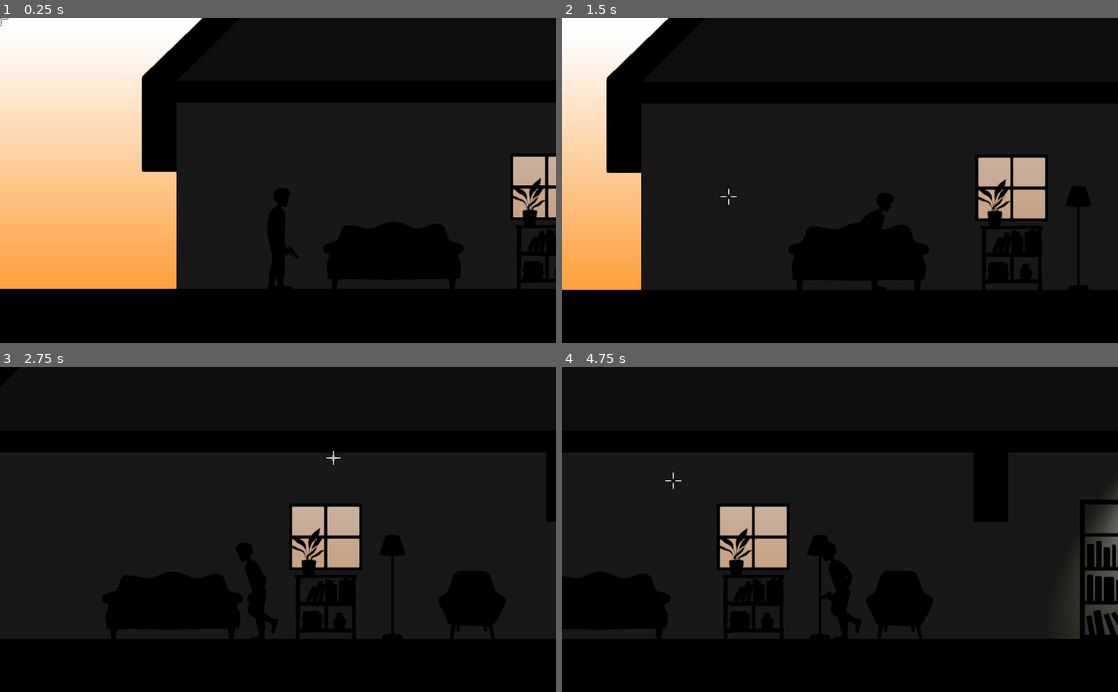
Above: before the commit, frames 1-4 (two rows, left to right).
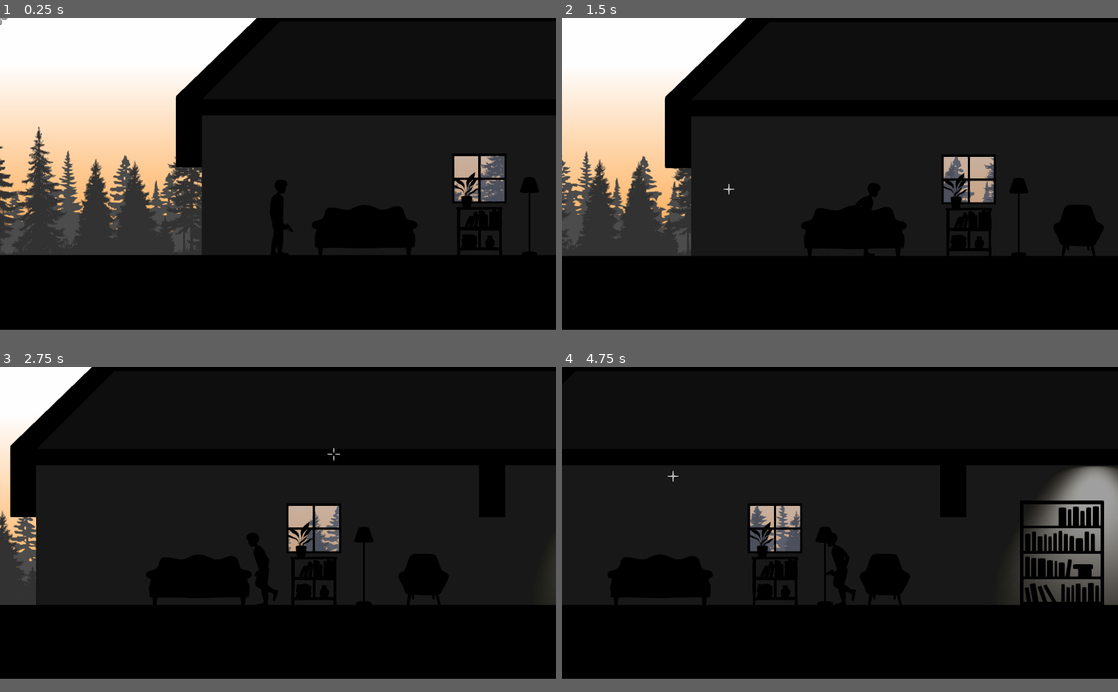
Above: after the commit, the same moments.

Repository: endcrs/COMA
Game: Godot game, scene res://levels/level1/level1.tscn
Same seed, same stepped clock (60 frames per second), same inputs: the game is played once before the commit and once after it.
Inputs (mouse positions are in pixels of both pictures, inside the frame that each line leads up to):
- Up to frame 1 (0.25 s): no input
- Up to frame 2 (1.5 s): move the mouse to (962, 164) at 0.52 s; hold Right (ui_right) from 0.53 s (still down); move the mouse to (728, 196) at 1.27 s
- Up to frame 3 (2.75 s): move the mouse to (333, 458) at 2.02 s; release Right (ui_right) at 2.03 s; hold Left (ui_left) from 2.03 s (still down)
- Up to frame 4 (4.75 s): move the mouse to (812, 594) at 2.77 s; release Left (ui_left) at 2.78 s; hold Right (ui_right) 2.78-4.28 s; move the mouse to (1006, 578) at 3.52 s; move the mouse to (673, 480) at 4.27 s; hold Left (ui_left) from 4.28 s (still down)
In our replay, the window is 800x468 before the commit and 800x449 after it. These sizes can differ from the game's own. Grey fills any space a smaller window leaves; there, only what the larger window draws over its background counts as a difference.

The runs differ from the first frame. In frame 1, 18% of the frame differs, in the area x 0-100%, y 0-84%; in frame 2, 16%; in frame 3, 6.4%; in frame 4, 7.9%.

Commit message:
Adicionando particulas de sangue

Diff:
--- a/GAME/bullet/scripts/Bullet.gd
+++ b/GAME/bullet/scripts/Bullet.gd
@@ -1,10 +1,19 @@
 extends RigidBody2D
 
 var explosion = preload("res://bullet/Explosion.tscn")
+var blood = preload("res://zombie/particles/blood.tscn")
 
 func _on_Bullet_body_entered(body):
-	if !body.is_in_group("player"):
+	if !body.is_in_group("player") and !body.is_in_group("zombie"):
 		var explosion_instance = explosion.instance()
 		explosion_instance.position = global_position
 		get_tree().get_root().add_child(explosion_instance)
 		queue_free()
+
+	if body.is_in_group("zombie"):
+		var blood_instance = blood.instance()
+		blood_instance.position = global_position
+		blood_instance.rotation = global_rotation
+		blood_instance.emitting = true
+		get_tree().get_root().add_child(blood_instance)
+		queue_free()
--- a/GAME/levels/level1/level1.tscn
+++ b/GAME/levels/level1/level1.tscn
@@ -23,7 +23,6 @@
 glow_bicubic_upscale = true
 adjustment_enabled = true
 
-
 [sub_resource type="Gradient" id=3]
 offsets = PoolRealArray( 0.223464, 0.793296 )
 colors = PoolColorArray( 1, 0.515625, 0, 1, 1, 1, 1, 1 )
@@ -33,6 +32,7 @@
 width = 1080
 
 [node name="Level1" type="Node2D"]
+script = ExtResource( 8 )
 
 [node name="InsideWall" type="Polygon2D" parent="."]
 position = Vector2( -174, -594 )
@@ -40,7 +40,6 @@
 color = Color( 0.0588235, 0.0588235, 0.0588235, 1 )
 texture_scale = Vector2( 0.314, 1.956 )
 polygon = PoolVector2Array( 491.313, 337.06, 491.313, 516.328, 731.129, 516.328, 731.129, 400.551, 782.518, 400.551, 78 …(231 unchanged characters)…
-
 
 [node name="Wall" type="Polygon2D" parent="."]
 position = Vector2( 768, 0 )
@@ -73,7 +72,6 @@
 
 [node name="Light2D3" type="Light2D" parent="Lights"]
 position = Vector2( 1784, 178 )
-
 scale = Vector2( 1.11781, 0.4823 )
 texture = ExtResource( 3 )
 offset = Vector2( 0, 350 )
@@ -93,7 +91,6 @@
 
 [node name="Light2D4" type="Light2D" parent="Lights"]
 position = Vector2( 2439, 177 )
-
 scale = Vector2( 1.11781, 0.492783 )
 texture = ExtResource( 3 )
 offset = Vector2( 0, 350 )
@@ -113,7 +110,6 @@
 
 [node name="Curtain" type="Sprite" parent="Objects/Window2"]
 position = Vector2( 0, 11 )
-
 scale = Vector2( 0.856188, 0.890323 )
 texture = ExtResource( 2 )
 region_enabled = true
@@ -121,16 +117,13 @@
 
 [node name="clock" type="Sprite" parent="Objects"]
 light_mask = 2
-
 position = Vector2( 1952, 295 )
 scale = Vector2( 0.191915, 0.193939 )
 texture = ExtResource( 1 )
 region_enabled = true
 region_rect = Rect2( 1225.86, 224.811, 362.339, 824.713 )
 
-
 [node name="sofa" type="Sprite" parent="Objects"]
-modulate = Color( 0, 0, 0, 1 )
 position = Vector2( 720, 450 )
 scale = Vector2( 0.461221, 0.466085 )
 texture = ExtResource( 2 )
@@ -138,7 +131,6 @@
 region_rect = Rect2( 1206, 65, 563, 268 )
 
 [node name="bookcase" type="Sprite" parent="Objects"]
-modulate = Color( 0, 0, 0, 1 )
 position = Vector2( 1707, 384 )
 scale = Vector2( 0.449941, 0.454686 )
 texture = ExtResource( 2 )
@@ -146,35 +138,27 @@
 region_rect = Rect2( 60, 49, 461, 569 )
 
 [node name="sofa2" type="Sprite" parent="Objects"]
-modulate = Color( 0, 0, 0, 1 )
 position = Vector2( 1272, 449 )
-
 scale = Vector2( 0.427161, 0.431666 )
 texture = ExtResource( 2 )
 region_enabled = true
 region_rect = Rect2( 741, 529, 290, 294 )
 
 [node name="balchony" type="Sprite" parent="Objects"]
-modulate = Color( 0, 0, 0, 1 )
-
 position = Vector2( 1002, 453 )
-
 scale = Vector2( 0.312537, 0.315833 )
 texture = ExtResource( 2 )
 region_enabled = true
 region_rect = Rect2( 765, 85, 366, 380 )
 
 [node name="lamp" type="Sprite" parent="Objects"]
-modulate = Color( 0, 0, 0, 1 )
 position = Vector2( 1125, 418 )
-
 scale = Vector2( 0.449941, 0.454686 )
 texture = ExtResource( 2 )
 region_enabled = true
 region_rect = Rect2( 570, 607, 107, 432 )
 
 [node name="flower" type="Sprite" parent="Objects"]
-modulate = Color( 0, 0, 0, 1 )
 position = Vector2( 1880, 474 )
 scale = Vector2( 0.449941, 0.454686 )
 texture = ExtResource( 2 )
@@ -182,7 +166,6 @@
 region_rect = Rect2( 998, 866, 97, 173 )
 
 [node name="plant" type="Sprite" parent="Objects"]
-modulate = Color( 0, 0, 0, 1 )
 position = Vector2( 967, 352 )
 scale = Vector2( 0.449941, 0.454686 )
 texture = ExtResource( 2 )
@@ -197,18 +180,19 @@
 remote_path = NodePath("../../CameraPlayer")
 
 [node name="Cursor" parent="." instance=ExtResource( 6 )]
+frame = 1
 
 [node name="WorldEnvironment" type="WorldEnvironment" parent="."]
 environment = SubResource( 2 )
 
+[node name="ZombieTimer" type="Timer" parent="."]
+
 [node name="ZombieSpawnerLeft" type="Position2D" parent="."]
 position = Vector2( -224, 512 )
 
 [node name="ZombieSpawnerRight" type="Position2D" parent="."]
 position = Vector2( 5696, 512 )
 
-
-[connection signal="timeout" from="ZombieTimer" to="." method="_on_ZombieTimer_timeout"]
 [node name="ParallaxBackground2" type="ParallaxBackground" parent="."]
 
 [node name="ParallaxLayer2" type="ParallaxLayer" parent="ParallaxBackground2"]
@@ -220,6 +204,9 @@
 scale = Vector2( 1, 1980 )
 texture = SubResource( 4 )
 centered = false
+__meta__ = {
+"_edit_lock_": true
+}
 
 [node name="ParallaxLayer" type="ParallaxLayer" parent="ParallaxBackground2"]
 motion_scale = Vector2( 0.6, 1 )
@@ -227,36 +214,53 @@
 
 [node name="Sprite" type="Sprite" parent="ParallaxBackground2/ParallaxLayer"]
 position = Vector2( 0, 253 )
-texture = ExtResource( 8 )
+texture = ExtResource( 9 )
 centered = false
 region_enabled = true
 region_rect = Rect2( 135, 196, 768, 260 )
+__meta__ = {
+"_edit_lock_": true
+}
 
 [node name="Sprite2" type="Sprite" parent="ParallaxBackground2/ParallaxLayer"]
 position = Vector2( 768, 253 )
-texture = ExtResource( 8 )
+texture = ExtResource( 9 )
 centered = false
 region_enabled = true
 region_rect = Rect2( 135, 196, 768, 260 )
+__meta__ = {
+"_edit_lock_": true
+}
 
 [node name="ParallaxBackground" type="ParallaxBackground" parent="."]
 
 [node name="ParallaxLayer" type="ParallaxLayer" parent="ParallaxBackground"]
 motion_scale = Vector2( 0.8, 1 )
 motion_mirroring = Vector2( 1700, 0 )
+__meta__ = {
+"_edit_lock_": true
+}
 
 [node name="Sprite" type="Sprite" parent="ParallaxBackground/ParallaxLayer"]
 modulate = Color( 0.666667, 0.662745, 0.662745, 1 )
 position = Vector2( 0, 146 )
-texture = ExtResource( 8 )
+texture = ExtResource( 9 )
 centered = false
 region_enabled = true
 region_rect = Rect2( 77, 600, 883, 373 )
+__meta__ = {
+"_edit_lock_": true
+}
 
 [node name="Sprite2" type="Sprite" parent="ParallaxBackground/ParallaxLayer"]
 modulate = Color( 0.666667, 0.662745, 0.662745, 1 )
 position = Vector2( 768, 146 )
-texture = ExtResource( 8 )
+texture = ExtResource( 9 )
 centered = false
 region_enabled = true
 region_rect = Rect2( 77, 600, 883, 373 )
+__meta__ = {
+"_edit_lock_": true
+}
+
+[connection signal="timeout" from="ZombieTimer" to="." method="_on_ZombieTimer_timeout"]
--- a/GAME/levels/level2/florest.tscn
+++ b/GAME/levels/level2/florest.tscn
@@ -88,7 +88,7 @@
 region_rect = Rect2( 108, 540, 731, 432 )
 
 [node name="CameraPlayer" type="Camera2D" parent="."]
-position = Vector2( 207, 268 )
+position = Vector2( 1287, 292 )
 current = true
 limit_left = 200
 limit_right = 4800
@@ -96,7 +96,7 @@
 smoothing_enabled = true
 
 [node name="Player" parent="." instance=ExtResource( 2 )]
-position = Vector2( 208, 472 )
+position = Vector2( 1288, 496 )
 
 [node name="RemoteTransform2D" type="RemoteTransform2D" parent="Player"]
 position = Vector2( -1, -204 )
--- a/GAME/project.godot
+++ b/GAME/project.godot
@@ -23,6 +23,11 @@
 config/name="COMA"
 run/main_scene="res://levels/level1/level1.tscn"
 config/icon="res://icon.png"
+
+[display]
+
+window/size/test_width=1366
+window/size/test_height=768
 
 [gui]
 
--- /dev/null
+++ b/GAME/zombie/particles/blood.tscn
@@ -0,0 +1,37 @@
+[gd_scene load_steps=6 format=2]
+
+[sub_resource type="Gradient" id=1]
+offsets = PoolRealArray( 0.587097, 1 )
+colors = PoolColorArray( 1, 1, 1, 1, 1, 1, 1, 0 )
+
+[sub_resource type="GradientTexture" id=2]
+gradient = SubResource( 1 )
+
+[sub_resource type="Curve" id=3]
+_data = [ Vector2( 0, 1 ), 0.0, 0.0, 0, 0, Vector2( 1, 0 ), 0.0, 0.0, 0, 0 ]
+
+[sub_resource type="CurveTexture" id=4]
+curve = SubResource( 3 )
+
+[sub_resource type="ParticlesMaterial" id=5]
+lifetime_randomness = 0.5
+flag_disable_z = true
+spread = 58.81
+gravity = Vector3( 0, 198, 0 )
+initial_velocity = 100.0
+initial_velocity_random = 1.0
+orbit_velocity = 0.0
+orbit_velocity_random = 0.0
+scale = 5.0
+scale_curve = SubResource( 4 )
+color_ramp = SubResource( 2 )
+
+[node name="Explosion" type="Particles2D"]
+self_modulate = Color( 0.647059, 0, 0, 1 )
+light_mask = 2
+emitting = false
+amount = 50
+one_shot = true
+explosiveness = 1.0
+local_coords = false
+process_material = SubResource( 5 )
--- /dev/null
+++ b/GAME/zombie/particles/explosion_head.tscn
@@ -0,0 +1,37 @@
+[gd_scene load_steps=6 format=2]
+
+[sub_resource type="Gradient" id=1]
+offsets = PoolRealArray( 0.587097, 1 )
+colors = PoolColorArray( 1, 1, 1, 1, 1, 1, 1, 0 )
+
+[sub_resource type="GradientTexture" id=2]
+gradient = SubResource( 1 )
+
+[sub_resource type="Curve" id=3]
+_data = [ Vector2( 0, 1 ), 0.0, 0.0, 0, 0, Vector2( 1, 0 ), 0.0, 0.0, 0, 0 ]
+
+[sub_resource type="CurveTexture" id=4]
+curve = SubResource( 3 )
+
+[sub_resource type="ParticlesMaterial" id=5]
+lifetime_randomness = 0.5
+flag_disable_z = true
+spread = 180.0
+gravity = Vector3( 0, 198, 0 )
+initial_velocity = 100.0
+initial_velocity_random = 1.0
+orbit_velocity = 0.0
+orbit_velocity_random = 0.0
+scale = 10.0
+scale_curve = SubResource( 4 )
+color_ramp = SubResource( 2 )
+
+[node name="ExplosionHead" type="Particles2D"]
+self_modulate = Color( 0.647059, 0, 0, 1 )
+light_mask = 2
+emitting = false
+amount = 50
+one_shot = true
+explosiveness = 1.0
+local_coords = false
+process_material = SubResource( 5 )
--- a/GAME/zombie/scripts/zombie.gd
+++ b/GAME/zombie/scripts/zombie.gd
@@ -1,22 +1,28 @@
 extends KinematicBody2D
 
 var Life = 12
-var speed = 75
+var speed = 65
 
 var player_position = Vector2.ZERO
 var target_position = Vector2.ZERO
 
-export (int) var GRAVITY = 600
-
 var attacking = false
 var crounched = false
 
+export (int) var GRAVITY = 600
+
+onready var deathParticle = get_node("NodeZombie/Body/Neck/ExplosionHead")
 onready var player = get_parent().get_node("Player")
 onready var Head = get_node("NodeZombie/Body/Neck/Head")
 onready var ZombieAnimation = get_node("AnimationPlayer")
 
+var blood = preload("res://zombie/particles/blood.tscn")
+
 func _ready():
+	# Vida do Inimigo
 	Life = 12
+
+	# Evita que o Inimigo inicie sem colisão
 	$CollisionShapeZombie.disabled = false
 
 func _physics_process(delta):
@@ -53,26 +59,36 @@
 	else:
 		transform.x.x = 1
 
+func _blood(pos, rot):
+	var blood_instance = blood.instance()
+	blood_instance.position = pos
+	blood_instance.rotation = rot
+	blood_instance.emitting = true
+	get_tree().get_root().add_child(blood_instance)
+
 # Bullet acertou a cabeça
 func _on_Head_body_entered(body):
 	if (body.is_in_group("bullet")):
 		Life -= 4
+		_blood(body.position, body.rotation)
 		body.queue_free()
 
 		if Life <= 0:
 			Head.visible = false
-
+			deathParticle.emitting = true
 
 # Bullet acertou o corpo
 func _on_Body_body_entered(body):
 	if (body.is_in_group("bullet")):
 		Life -= 2
+		_blood(body.position, body.rotation)
 		body.queue_free()
 
 # Bullet acertou as pernas
 func _on_Legs_body_entered(body):
 	if (body.is_in_group("bullet")):
 		Life -= 1
+		_blood(body.position, body.rotation)
 		body.queue_free()
 
 		if !crounched:
--- a/GAME/zombie/zombie.tscn
+++ b/GAME/zombie/zombie.tscn
@@ -1,7 +1,8 @@
-[gd_scene load_steps=15 format=2]
+[gd_scene load_steps=16 format=2]
 
 [ext_resource path="res://zombie/sprites/zombie.svg" type="Texture" id=1]
 [ext_resource path="res://zombie/scripts/zombie.gd" type="Script" id=2]
+[ext_resource path="res://zombie/particles/explosion_head.tscn" type="PackedScene" id=3]
 
 [sub_resource type="CircleShape2D" id=7]
 radius = 14.3178
@@ -473,18 +474,6 @@
 "transitions": PoolRealArray( 1 ),
 "update": 0,
 "values": [ 2 ]
-}
-tracks/38/type = "value"
-tracks/38/path = NodePath("CollisionShapeZombie:disabled")
-tracks/38/interp = 1
-tracks/38/loop_wrap = true
-tracks/38/imported = false
-tracks/38/enabled = true
-tracks/38/keys = {
-"times": PoolRealArray( 0 ),
-"transitions": PoolRealArray( 1 ),
-"update": 0,
-"values": [ true ]
 }
 
 [sub_resource type="Animation" id=5]
@@ -2539,12 +2528,12 @@
 }
 
 [sub_resource type="RectangleShape2D" id=6]
-extents = Vector2( 39, 63 )
+extents = Vector2( 32, 63 )
 
 [sub_resource type="RectangleShape2D" id=12]
 extents = Vector2( 13, 55 )
 
-[node name="zombie" type="KinematicBody2D"]
+[node name="zombie" type="KinematicBody2D" groups=["zombie"]]
 light_mask = 2
 script = ExtResource( 2 )
 
@@ -2585,12 +2574,14 @@
 }
 
 [node name="Head" type="Area2D" parent="NodeZombie/Body/Neck/Head"]
-visible = false
 position = Vector2( 0.97576, -9.86561 )
 rotation = -0.122016
 
 [node name="CollisionShape2D" type="CollisionShape2D" parent="NodeZombie/Body/Neck/Head/Head"]
 shape = SubResource( 7 )
+
+[node name="ExplosionHead" parent="NodeZombie/Body/Neck" instance=ExtResource( 3 )]
+position = Vector2( -0.46022, -13.2448 )
 
 [node name="NodeArms" type="Node2D" parent="NodeZombie/Body"]
 position = Vector2( 4.77735, -51.8187 )
@@ -2664,7 +2655,6 @@
 }
 
 [node name="Body" type="Area2D" parent="NodeZombie/Body"]
-visible = false
 position = Vector2( 1.89314, -11.0189 )
 rotation = -0.009706
 z_index = 1
@@ -2711,7 +2701,6 @@
 [node name="LegCollisionR" type="Area2D" parent="NodeZombie/NodeLegs/LegR/ShinR/FootR"]
 position = Vector2( 1.95966, -24.6002 )
 rotation = -0.295158
-scale = Vector2( 1, 1 )
 
 [node name="CollisionShape2D" type="CollisionShape2D" parent="NodeZombie/NodeLegs/LegR/ShinR/FootR/LegCollisionR"]
 position = Vector2( 1.90735e-06, 0 )
@@ -2762,7 +2751,6 @@
 [node name="CollisionShapeZombie" type="CollisionShape2D" parent="."]
 position = Vector2( 0, -10 )
 shape = SubResource( 1 )
-disabled = true
 
 [node name="AnimationPlayer" type="AnimationPlayer" parent="."]
 autoplay = "andando"
@@ -2774,12 +2762,11 @@
 anims/morrendo = SubResource( 10 )
 anims/parado = SubResource( 3 )
 
-[node name="AnimationTree" type="AnimationTree" parent="."]
-
 [node name="AreaAttack" type="Area2D" parent="."]
 position = Vector2( 53, 0 )
 
 [node name="ShapeAttack2D" type="CollisionShape2D" parent="AreaAttack"]
+position = Vector2( -7, 0 )
 shape = SubResource( 6 )
 disabled = true
 
@@ -2787,6 +2774,7 @@
 position = Vector2( 106, 0 )
 
 [node name="ShapeDamage2D" type="CollisionShape2D" parent="AreaDamage"]
+position = Vector2( -14, 0 )
 shape = SubResource( 12 )
 disabled = true
 
Not shown: 1 places in GAME/levels/level1/level1.tscn that only renumber resources
